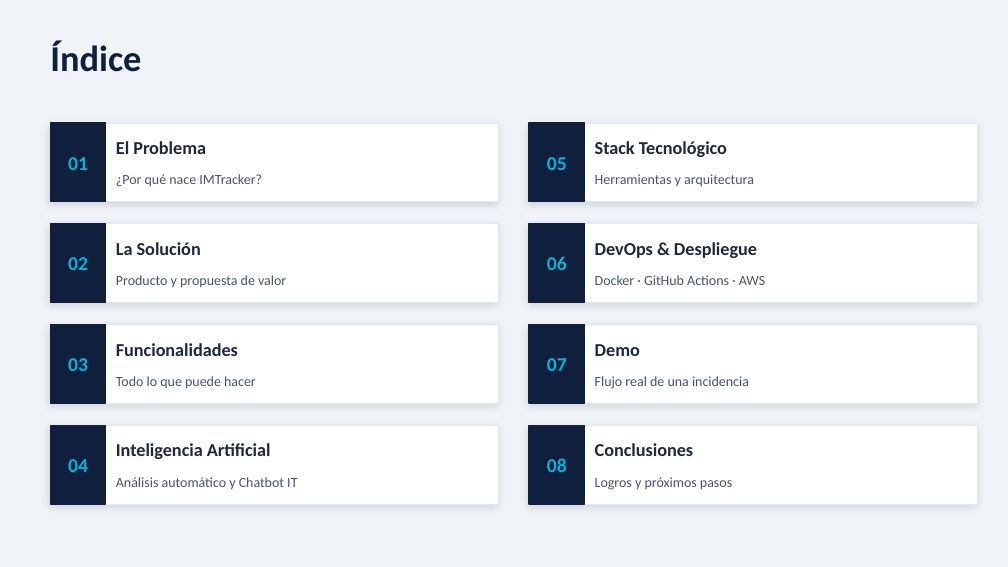
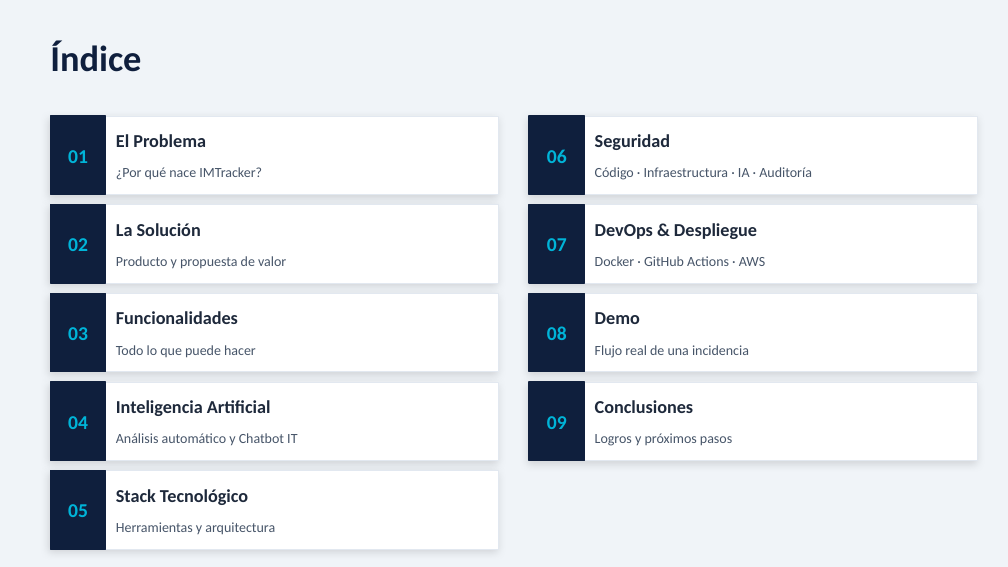
Before and after one commit to imartor99/IMTracker-ProyectoINTEGRADO-IgnacioMT, a slide deck: slide 2 of docs_requerida/IMTracker_Presentacion.odp. Drawn at 1008x567 pixels with LibreOffice and Linux fonts; fonts in the diff are those of the drawing. Boxes give left, top, right and bottom in pixels: in the first picture for what was removed or moved away, otherwise in the second. Text is boxed around its words. In the diff, an @@ line names an element or a change of style, - is before the commit and + after.

```diff
--- a/docs_requerida/IMTracker_Presentacion.odp
+++ b/docs_requerida/IMTracker_Presentacion.odp
@@ 4 rectangles, 3 texts: place and size @@
-4 rectangles, 3 texts at <box>50,123,978,202</box>
+4 rectangles, 3 texts at <box>50,116,978,195</box>
@@ text "06": place and size @@
-text "06" at <box>547,256,567,270</box>
+text "06" at <box>547,149,567,163</box>
@@ text added at <box>595,134,670,150</box>, 13 pt, text #1E293B, bold @@
+Seguridad
@@ text added at <box>595,167,812,180</box>, 10 pt, text #475569 @@
+Código · Infraestructura · IA · Auditoría
@@ 5 texts, 4 rectangles: place and size @@
-5 texts, 4 rectangles at <box>50,224,978,302</box>
+5 texts, 4 rectangles at <box>50,205,978,283</box>
@@ text "07": place and size @@
-text "07" at <box>547,358,567,371</box>
+text "07" at <box>547,238,567,251</box>
@@ 5 texts, 4 rectangles: place and size @@
-5 texts, 4 rectangles at <box>50,325,978,403</box>
+5 texts, 4 rectangles at <box>50,293,978,372</box>
@@ text "08": place and size @@
-text "08" at <box>547,458,567,472</box>
+text "08" at <box>547,326,567,340</box>
@@ 5 texts, 4 rectangles: place and size @@
-5 texts, 4 rectangles at <box>50,425,978,504</box>
+5 texts, 4 rectangles at <box>50,382,978,461</box>
@@ text added at <box>547,416,567,429</box>, 14 pt, text #00B4D8, bold @@
+09
@@ rectangle added at <box>50,471,499,549</box>, fill #FFFFFF, outline #E2E8F0 0.51 pt @@
@@ rectangle added at <box>50,471,106,549</box>, fill #0F1F3D, outline #0F1F3D 0.99 pt @@
@@ 3 texts: place and size @@
-3 texts at <box>547,141,754,187</box>
+3 texts at <box>68,489,275,535</box>
```
Also in this commit, not shown: 16 other slides changed, 2 slides added, 2 other files.
